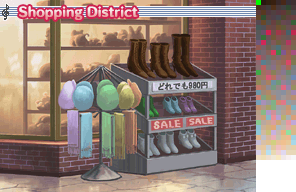
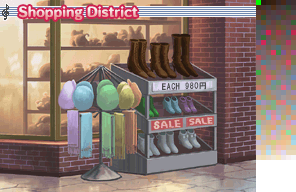
Before/after of a 296x192 layered artwork. What changed in the layer stack:
added layer "EACH 980円" (97%) above "Layer 4" over [162, 82, 206, 90]
added layer "Layer 4" (53%) above "Layer 3" over [161, 80, 209, 92]
added layer "Layer 3" above "Shopping District" over [156, 80, 210, 91]
